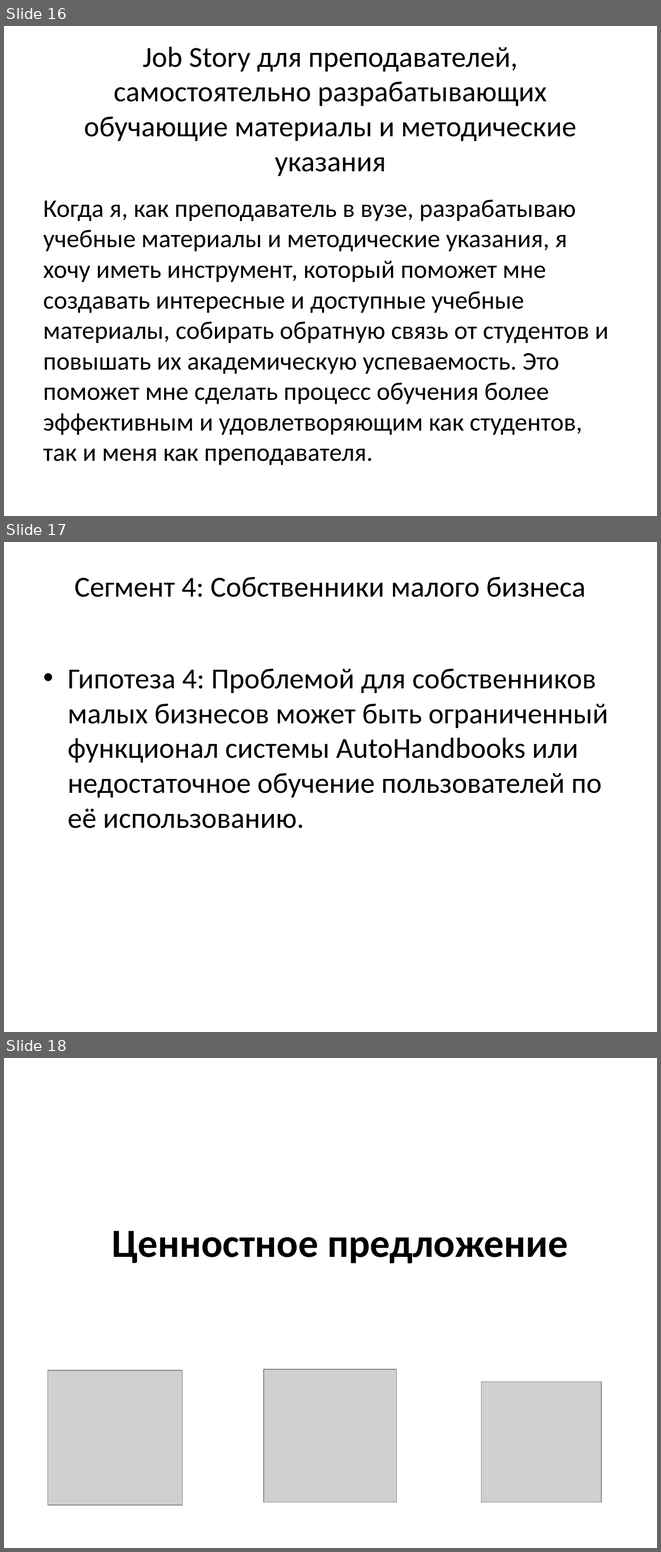
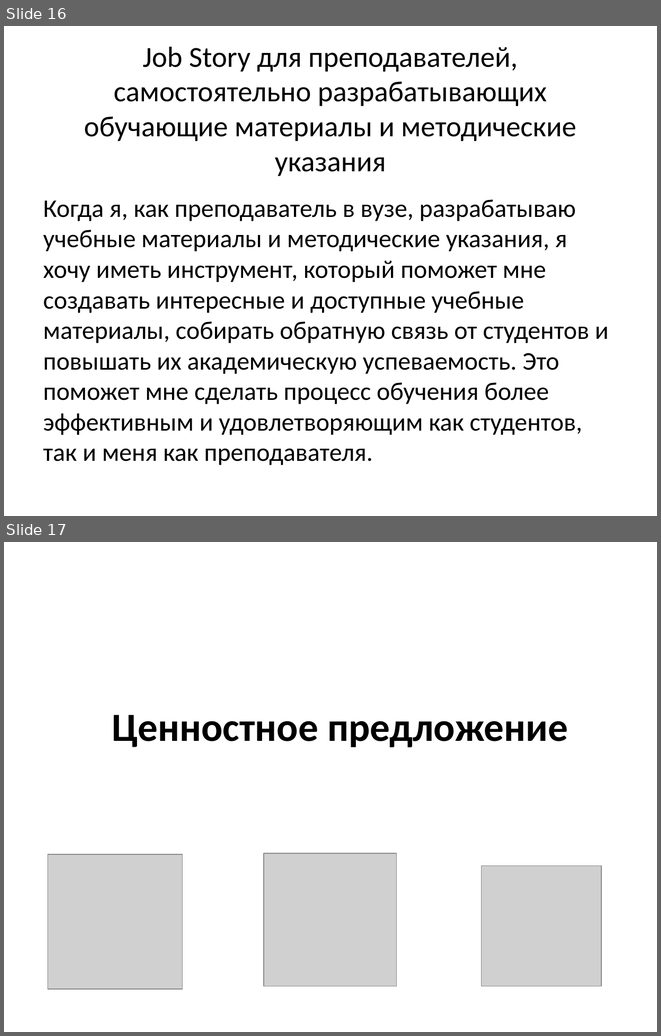
Before and after one commit to hahawait/vpi, a slide deck: IndustrialDevelepmentPO/lr3/Презентация/Презентация.pptx. Shown one above the other, each under a label of ours: slides 16, 17 and 18 before the commit, slides 16 and 17 after it. The pictures are 661x1552 and 661x1036 pixels, drawn with LibreOffice and Linux fonts; fonts in the diff are those of the drawing; grey boxes stand for pictures. Boxes give left, top, right and bottom in pixels: in the first picture for what was removed or moved away, otherwise in the second. Text is boxed around its words. In the diff, an @@ line names an element or a change of style, - is before the commit and + after.

```diff
--- a/IndustrialDevelepmentPO/lr3/Презентация/Презентация.pptx
+++ b/IndustrialDevelepmentPO/lr3/Презентация/Презентация.pptx
@@ slide 17 removed at <box>4,542,657,1032</box>, background #FFFFFF @@
@@ title removed at <box>74,576,586,597</box> @@
-Сегмент 4: Собственники малого бизнеса
@@ text removed at <box>68,668,608,828</box> @@
-• Гипотеза 4: Проблемой для собственников малых бизнесов может быть ограниченный функционал системы AutoHandbooks или недостаточное обучение пользователей по её использованию.
@@ what was slide 18 is now slide 17 @@
```
Also in this commit, not shown: 6 other files.
